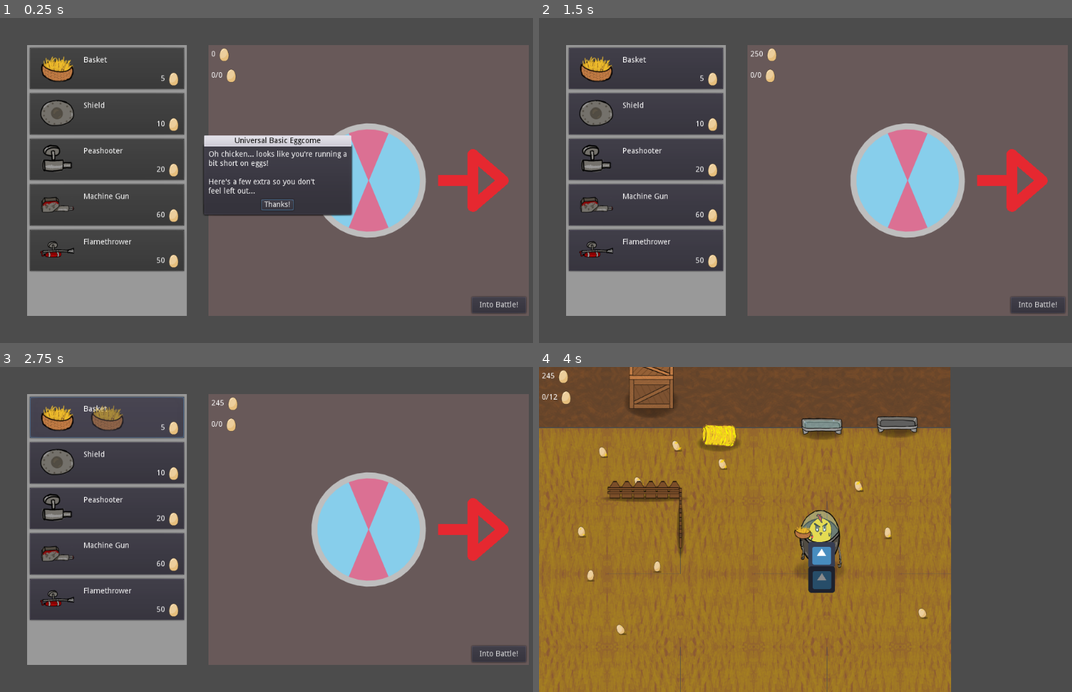
Above: before the commit, frames 1-4 (two rows, left to right).
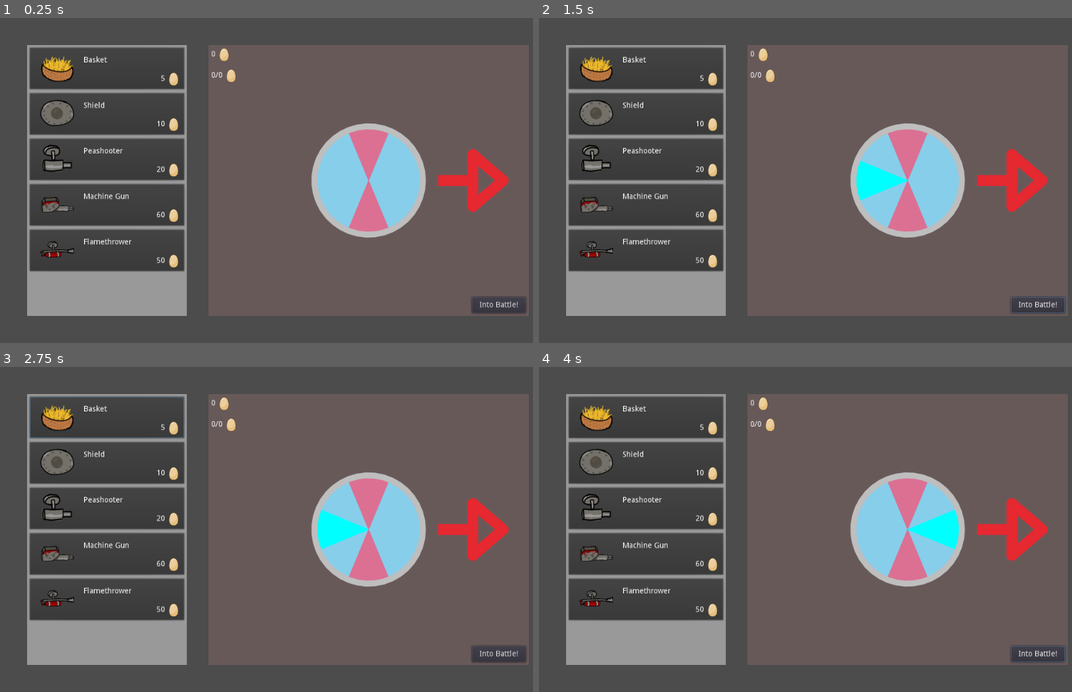
Above: after the commit, the same moments.

Repository: CiaranWoodward/LD46
Game: Godot game, scene res://Menu/DesignMenu.tscn
Same seed, same stepped clock (60 frames per second), same inputs: the game is played once before the commit and once after it. The engine's default icon, where the game draws it, is replaced by a stand-in: a white triangle on a blue panel in a dark square.
Inputs (mouse positions are in pixels of both pictures, inside the frame that each line leads up to):
- Up to frame 1 (0.25 s): no input
- Up to frame 2 (1.5 s): click "Into Battle!" at 0.5 s; click (816, 203) at 1.25 s, where only the run before the commit has a clickable "Thanks!"
- Up to frame 3 (2.75 s): click (106, 419) at 2.02 s
- Up to frame 4 (4 s): tap Enter (ui_accept) at 2.75, 3.02, 3.77 s; move the mouse to (906, 529) at 2.77 s; hold Right (player_right) 2.78-3.53 s; click (906, 529) at 2.85 s; move the mouse to (704, 545) at 3.52 s; hold S (player_down) from 3.53 s (still down); right-click (704, 545) at 3.6 s

The runs differ from the first frame. In frame 1, 6.6% of the frame differs, in the area x 38-67%, y 36-61%; in frame 2, 0.8%; in frame 3, 1.1%; in frame 4, 95%, in the area x 0-100%, y 0-100%.
Error after the commit: Parse Error: Can't preload resource at path: res://Level.tscn (res://Menu/DesignMenu.gd:4)

Commit message:
Add player damage

Diff:
--- a/Enemies/Farmer.gd
+++ b/Enemies/Farmer.gd
@@ -77,6 +77,7 @@
 		pathtimer.start()
 		animp.play("Walk")
 	elif newstate == ai_state.shoot:
+		_shoot()
 		firetimer.start()
 	elif newstate == ai_state.runaway:
 		pass
--- a/Global.gd
+++ b/Global.gd
@@ -2,6 +2,7 @@
 
 signal eggcount_change
 signal eggcontent_change
+signal playerhealth_change
 
 var eggcount = 0 setget set_eggcount, get_eggcount
 var beltitems = [null, null, null, null, null, null, null, null]
@@ -10,6 +11,7 @@
 var navmesh : Navigation2D = null
 var eggcapacity = 0
 var eggcontent = 0
+var playerhealth : int = 100 setget set_playerhealth, get_playerhealth
 
 func reset():
 	eggcount = 0
@@ -17,6 +19,13 @@
 	eggcontent = 0
 	emit_signal("eggcount_change", 0)
 	emit_signal("eggcontent_change")
+
+func set_playerhealth(health : int):
+	playerhealth = health
+	emit_signal("playerhealth_change")
+
+func get_playerhealth() -> int:
+	return playerhealth
 
 func set_eggcount(count : int):
 	eggcount = count
--- a/Level.tscn
+++ b/Level.tscn
@@ -1,11 +1,10 @@
-[gd_scene load_steps=24 format=2]
+[gd_scene load_steps=23 format=2]
 
 [ext_resource path="res://icon.png" type="Texture" id=1]
 [ext_resource path="res://Player/Player.tscn" type="PackedScene" id=2]
-[ext_resource path="res://Menu/EggCounter.tscn" type="PackedScene" id=3]
+[ext_resource path="res://Menu/HUD.tscn" type="PackedScene" id=3]
 [ext_resource path="res://Player/PlayerBullet.tscn" type="PackedScene" id=4]
 [ext_resource path="res://Scenery/CollectEgg.tscn" type="PackedScene" id=5]
-[ext_resource path="res://Menu/EggContentCounter.tscn" type="PackedScene" id=6]
 [ext_resource path="res://Scenery/Hay.tscn" type="PackedScene" id=7]
 [ext_resource path="res://Scenery/WaterTrough.tscn" type="PackedScene" id=8]
 [ext_resource path="res://Scenery/Graphics/Ground/Barn_Floor_@0.5x.png" type="Texture" id=9]
@@ -178,18 +177,4 @@
 [node name="Crate3" parent="YSort" instance=ExtResource( 11 )]
 position = Vector2( 428.704, -302.442 )
 
-[node name="CanvasLayer" type="CanvasLayer" parent="."]
-
-[node name="VBoxContainer" type="VBoxContainer" parent="CanvasLayer"]
-margin_right = 40.0
-margin_bottom = 40.0
-__meta__ = {
-"_edit_use_anchors_": false
-}
-
-[node name="EggCounter" parent="CanvasLayer/VBoxContainer" instance=ExtResource( 3 )]
-
-[node name="EggContentCounter" parent="CanvasLayer/VBoxContainer" instance=ExtResource( 6 )]
-margin_top = 39.0
-margin_right = 84.0
-margin_bottom = 74.0
+[node name="HUD" parent="." instance=ExtResource( 3 )]
--- a/Player/Player.gd
+++ b/Player/Player.gd
@@ -1,26 +1,69 @@
 extends RigidBody2D
 
 export var speed : float = 5000
+export var maxhealth : float = 200
 
 onready var aimPoint = get_node("AimPoint")
 onready var belt = get_node("BeltPath")
 onready var spriteRoot = get_node("SpriteRoot")
 onready var animtree = get_node("Side to Side/AnimationTree")
 onready var animsm : AnimationNodeStateMachinePlayback = animtree["parameters/playback"]
+onready var smoke = get_node("Smoke")
+onready var smoke2 = get_node("Smoke2")
+onready var smoke3 = get_node("Smoke3")
+onready var smoke4 = get_node("Smoke4")
 
 onready var sideimg = get_node("SpriteRoot/WobbleRoot/Side")
 onready var frontimg = get_node("SpriteRoot/WobbleRoot/Front")
 onready var backimg = get_node("SpriteRoot/WobbleRoot/Back")
+onready var hitparts = preload("res://Player/HitParts.tscn")
+
+var health : float
 
 # Called when the node enters the scene tree for the first time.
 func _ready():
 	animtree.active = true
 	animsm.start("Idle")
+	health = maxhealth
 	Global.bulletField = get_parent()
 	Global.player = self
+	Global.playerhealth = 100
+
+func _die():
+	var lwep = belt.get_left_weapon()
+	var rwep = belt.get_right_weapon()
+
+	if is_instance_valid(lwep):
+		lwep.end_fire()
+	if is_instance_valid(rwep):
+		rwep.end_fire()
+	if animsm.is_playing():
+		_walk_idle()
+
+func damage(damage : float, gpos : Vector2):
+	health = health - damage
+
+	if health < 0:
+		health = 0
+		_die()
+
+	var healthfrac : float = health/maxhealth
+	Global.playerhealth = int(healthfrac * 100)
+
+	smoke.emitting = (healthfrac < 0.8)
+	smoke2.emitting = (healthfrac < 0.55)
+	smoke3.emitting = (healthfrac < 0.35)
+	smoke4.emitting = (healthfrac < 0.15)
+
+	if gpos != Vector2.INF:
+		var hp = hitparts.instance()
+		add_child(hp)
+		hp.set_global_position(gpos)
+		hp.emitting = true
 
 func _physics_process(delta):
-	_handle_input(delta)
+	if health > 0:
+		_handle_input(delta)
 
 func _walk_right():
 	animsm.travel("Walk")
--- a/Player/Player.tscn
+++ b/Player/Player.tscn
@@ -45,9 +45,18 @@
 [ext_resource path="res://Player/Graphics/Back/Head.png" type="Texture" id=43]
 [ext_resource path="res://Scenery/Graphics/Shadow_@0.5x.png" type="Texture" id=44]
 [ext_resource path="res://Player/BeltPath.gd" type="Script" id=45]
+[ext_resource path="res://Enemies/Graphics/Blood.png" type="Texture" id=46]
 
 [sub_resource type="PhysicsMaterial" id=1]
 friction = 0.2
+
+[sub_resource type="Curve" id=73]
+max_value = 10.0
+_data = [ Vector2( 0.0507936, 1.13636 ), 0.0, 0.0, 0, 0, Vector2( 0.968254, 8.31818 ), 17.5, 0.0, 0, 0 ]
+
+[sub_resource type="Gradient" id=74]
+offsets = PoolRealArray( 0, 0.0684932, 0.688356, 1 )
+colors = PoolColorArray( 0.0509804, 0.0509804, 0.0509804, 0, 0.14902, 0.14902, 0.14902, 0.611765, 0.392157, 0.364706, 0.364706, 0.517647, 0.501953, 0.460777, 0.460777, 0 )
 
 [sub_resource type="Animation" id=2]
 length = 0.2
@@ -581,6 +590,44 @@
 script = ExtResource( 2 )
 speed = 10000.0
 
+[node name="Smoke" type="CPUParticles2D" parent="."]
+position = Vector2( 2.43839, -14.1426 )
+emitting = false
+amount = 5
+lifetime = 3.0
+local_coords = false
+texture = ExtResource( 46 )
+emission_shape = 1
+emission_sphere_radius = 25.0
+gravity = Vector2( 0, -50 )
+angular_velocity = 78.62
+angular_velocity_random = 1.0
+angle = 720.0
+angle_random = 0.96
+scale_amount = 19.4
+scale_amount_random = 0.36
+scale_amount_curve = SubResource( 73 )
+color_ramp = SubResource( 74 )
+
+[node name="Smoke2" type="CPUParticles2D" parent="."]
+position = Vector2( 2.43839, -14.1426 )
+emitting = false
+amount = 5
+lifetime = 3.0
+local_coords = false
+texture = ExtResource( 46 )
+emission_shape = 1
+emission_sphere_radius = 25.0
+gravity = Vector2( 0, -50 )
+angular_velocity = 78.62
+angular_velocity_random = 1.0
+angle = 720.0
+angle_random = 0.96
+scale_amount = 19.4
+scale_amount_random = 0.36
+scale_amount_curve = SubResource( 73 )
+color_ramp = SubResource( 74 )
+
 [node name="Side to Side" type="AnimationPlayer" parent="."]
 method_call_mode = 1
 anims/BackIdle = SubResource( 2 )
@@ -726,4 +773,42 @@
 
 [node name="CollisionShape2D" type="CollisionShape2D" parent="EggCollect"]
 shape = SubResource( 72 )
+
+[node name="Smoke3" type="CPUParticles2D" parent="."]
+position = Vector2( 2.43839, -14.1426 )
+emitting = false
+amount = 5
+lifetime = 3.0
+local_coords = false
+texture = ExtResource( 46 )
+emission_shape = 1
+emission_sphere_radius = 25.0
+gravity = Vector2( 0, -50 )
+angular_velocity = 78.62
+angular_velocity_random = 1.0
+angle = 720.0
+angle_random = 0.96
+scale_amount = 19.4
+scale_amount_random = 0.36
+scale_amount_curve = SubResource( 73 )
+color_ramp = SubResource( 74 )
+
+[node name="Smoke4" type="CPUParticles2D" parent="."]
+position = Vector2( 2.43839, -14.1426 )
+emitting = false
+amount = 5
+lifetime = 3.0
+local_coords = false
+texture = ExtResource( 46 )
+emission_shape = 1
+emission_sphere_radius = 25.0
+gravity = Vector2( 0, -50 )
+angular_velocity = 78.62
+angular_velocity_random = 1.0
+angle = 720.0
+angle_random = 0.96
+scale_amount = 19.4
+scale_amount_random = 0.36
+scale_amount_curve = SubResource( 73 )
+color_ramp = SubResource( 74 )
 [connection signal="area_entered" from="EggCollect" to="BeltPath" method="_on_EggCollect_area_entered"]
--- a/Scenery/Crate.tscn
+++ b/Scenery/Crate.tscn
@@ -5,10 +5,10 @@
 [ext_resource path="res://Scenery/Destructable.gd" type="Script" id=3]
 
 [sub_resource type="RectangleShape2D" id=1]
-extents = Vector2( 53.764, 26.9835 )
+extents = Vector2( 52.1754, 26.9835 )
 
 [node name="Crate" type="RigidBody2D"]
-collision_layer = 64
+collision_layer = 2
 collision_mask = 71
 mode = 2
 mass = 10.0
Not shown: 1 places in Player/Player.tscn that only renumber resources
